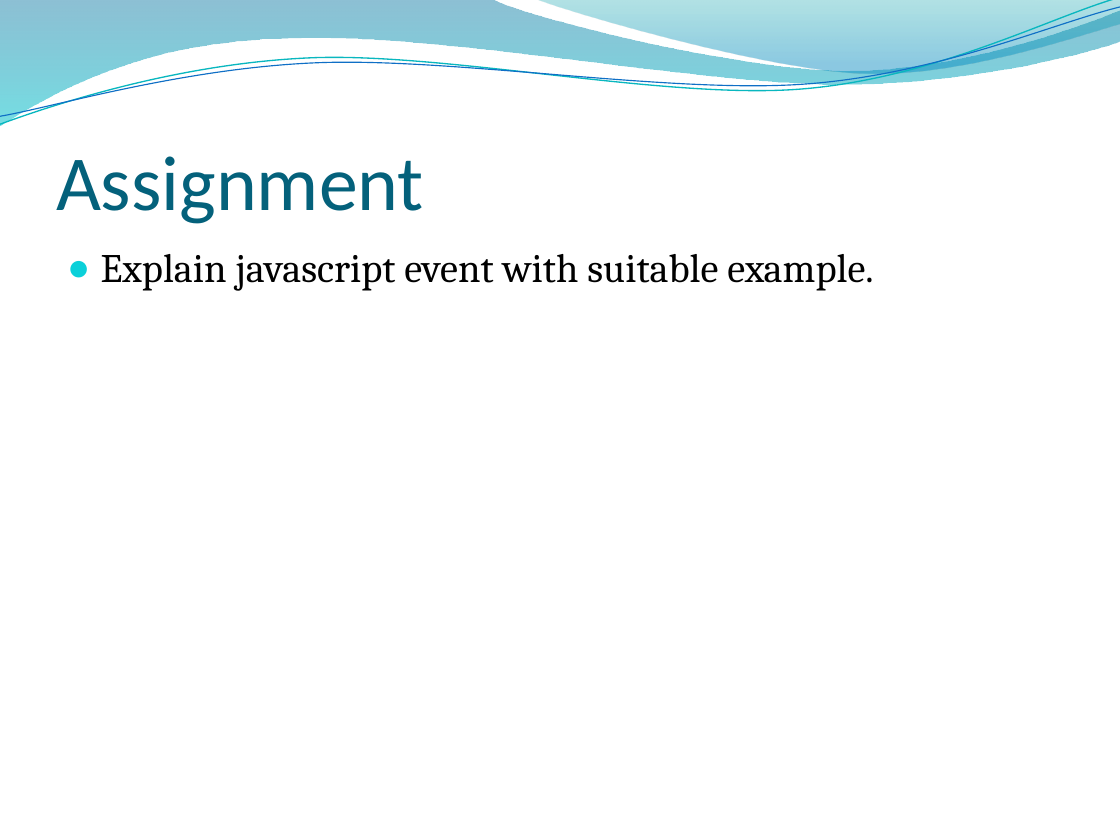
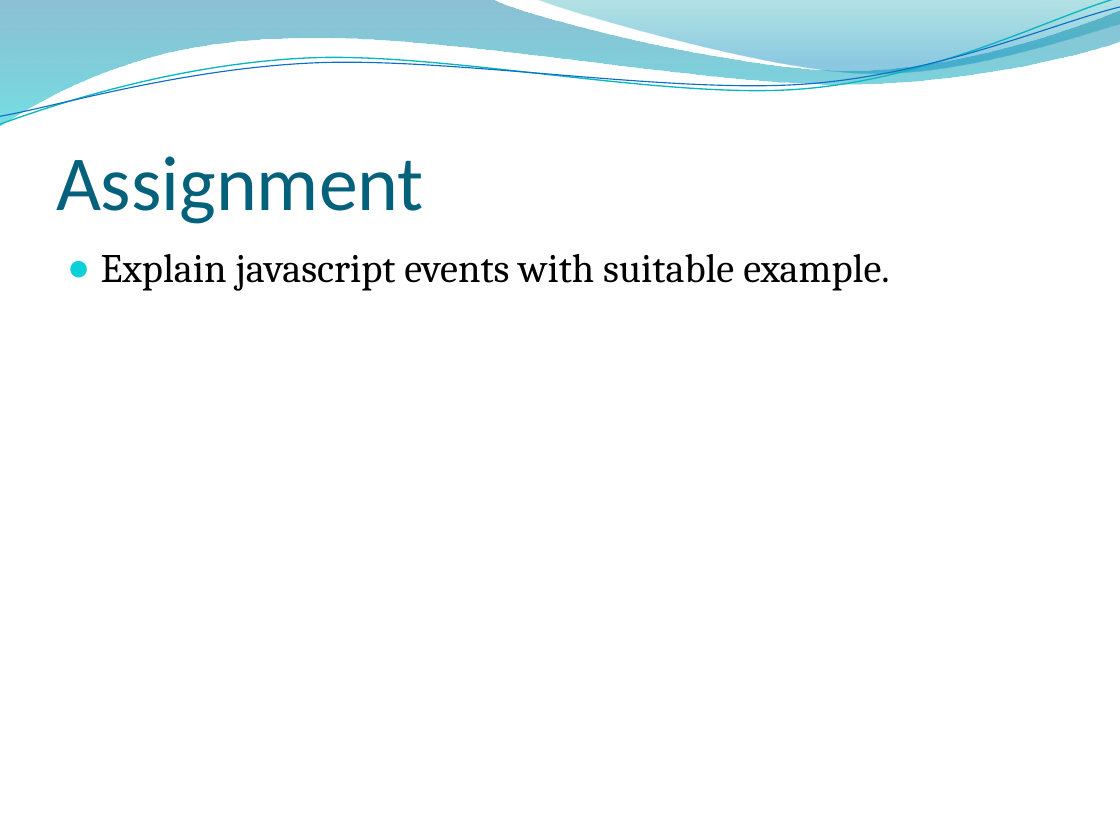
Before and after one commit to kapilchauhan15/javascript, a slide deck: slide 8 of PPT/5 .JavaScript - Events.pptx. Drawn at 1120x840 pixels with LibreOffice and Linux fonts; fonts in the diff are those of the drawing; background and template pictures are left out. Boxes give left, top, right and bottom in pixels: in the first picture for what was removed or moved away, otherwise in the second. Text is boxed around its words. In the diff, an @@ line names an element or a change of style, - is before the commit and + after.

```diff
--- a/PPT/5 .JavaScript - Events.pptx
+++ b/PPT/5 .JavaScript - Events.pptx
@@ text at (101,254,889,291): text changed @@
-● Explain javascript event with suitable example.
+● Explain javascript events with suitable example.
```
Also in this commit, not shown: 9 other files.
